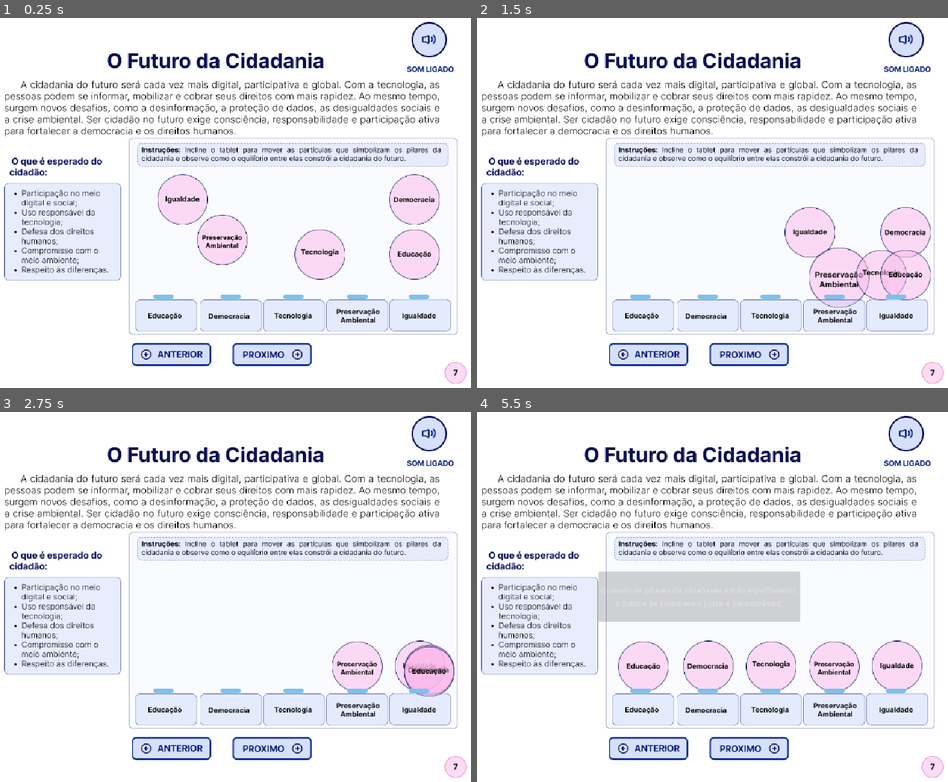
Above: before the commit, frames 1-4 (two rows, left to right).
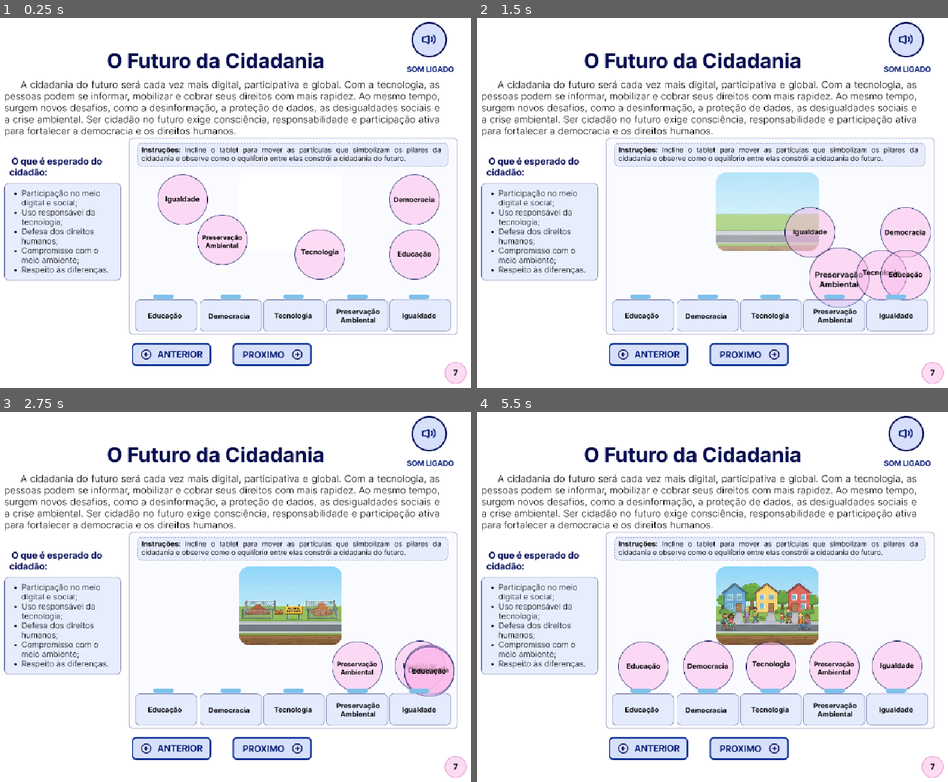
Above: after the commit, the same moments.

Repository: beatrizldsantos/ebook-direitos-e-cidadania
Game: Godot game, scene res://scenes/frame7_futuro.tscn
Same seed, same stepped clock (60 frames per second), same inputs: the game is played once before the commit and once after it. This scene is started directly instead of the project's main scene. Video files are missing from this copy of the repository; at most half a second of black plays in their place.
Inputs (mouse positions are in pixels of both pictures, inside the frame that each line leads up to):
- Up to frame 1 (0.25 s): no input
- Up to frame 2 (1.5 s): move the mouse to (811, 184) at 0.52 s; hold Right (ui_right) 0.53-1.25 s; click (811, 184) at 0.67 s; drag from (594, 221) to (674, 280) at 1.27 s
- Up to frame 3 (2.75 s): move the mouse to (273, 511) at 2.02 s; hold Right (ui_right) from 2.03 s (still down)
- Up to frame 4 (5.5 s): release Right (ui_right) at 2.75 s; drag from (674, 674) to (542, 537) at 2.77 s; move the mouse to (853, 656) at 3.52 s; hold Left (ui_left) 3.53-4.25 s; drag from (542, 537) to (623, 500) at 4.27 s; move the mouse to (726, 597) at 5.02 s; hold Down (ui_down) from 5.03 s (still down); click (726, 597) at 5.17 s

The runs differ from the first frame. In frame 2, 4.4% of the frame differs, in the area x 50-73%, y 41-63%; in frame 3, 4.6%; in frame 4, 7.8%, in the area x 25-73%, y 41-63%.

Commit message:
feat(frame 7): implementa interação física e animação de construção no frame 7

Diff:
--- a/scenes/frame7_futuro.tscn
+++ b/scenes/frame7_futuro.tscn
@@ -1,6 +1,7 @@
-[gd_scene load_steps=16 format=3 uid="uid://bo4r6a78x4m81"]
+[gd_scene load_steps=19 format=3 uid="uid://bo4r6a78x4m81"]
 
 [ext_resource type="Texture2D" uid="uid://dn1vqkeciu3hk" path="res://assets/images/Components_Frame 7/Circ_igualdade.png" id="2_4m46k"]
+[ext_resource type="Texture2D" uid="uid://b1nykv00up7xi" path="res://assets/images/Components_Frame 7/spritesheets.png" id="3_ew34d"]
 [ext_resource type="Texture2D" uid="uid://dx20txr7feo2f" path="res://assets/images/Components_Frame 7/Circ_presenv.png" id="3_vqfq3"]
 [ext_resource type="Texture2D" uid="uid://esbtl2sb6dgv" path="res://assets/images/Components_Frame 7/Circ_tecnologia.png" id="4_8kdit"]
 [ext_resource type="Texture2D" uid="uid://cdfopk5gj6w6n" path="res://assets/button/ant_capa.png" id="4_vdvws"]
@@ -14,7 +15,21 @@
 [ext_resource type="Texture2D" uid="uid://c8ne1tc180tfq" path="res://assets/images/Components_Frame 7/Tecnologia.png" id="9_h1ojk"]
 [ext_resource type="Texture2D" uid="uid://da5sfpi6xavgx" path="res://assets/images/Components_Frame 7/Democracia.png" id="10_25lyf"]
 [ext_resource type="Texture2D" uid="uid://c5r3n2v8t7ugv" path="res://assets/images/Components_Frame 7/Educacao.png" id="11_0lw54"]
-[ext_resource type="Script" uid="uid://vtnvp145j5v3" path="res://scripts/frame7_interactions.gd" id="12_custom"]
+[ext_resource type="Script" uid="uid://vtnvp145j5v3" path="res://scripts/frame7_interacoes.gd" id="12_custom"]
+
+[sub_resource type="StyleBoxFlat" id="StyleBoxFlat_hfr50"]
+bg_color = Color(1, 1, 1, 1)
+corner_radius_top_left = 20
+corner_radius_top_right = 20
+corner_radius_bottom_right = 20
+corner_radius_bottom_left = 20
+
+[sub_resource type="StyleBoxFlat" id="StyleBoxFlat_8kdit"]
+bg_color = Color(0.9426236, 0.752795, 0.8697383, 1)
+corner_radius_top_left = 20
+corner_radius_top_right = 20
+corner_radius_bottom_right = 20
+corner_radius_bottom_left = 20
 
 [node name="Frame7_tscn" type="Node2D" groups=["page7"]]
 
@@ -37,7 +52,29 @@
 script = ExtResource("12_custom")
 metadata/_edit_use_anchors_ = true
 
+[node name="Sprit2dPanel" type="Panel" parent="Interacoes"]
+clip_children = 2
+layout_mode = 1
+anchors_preset = -1
+anchor_left = 13.625001
+anchor_top = 8.1
+anchor_right = 18.900002
+anchor_bottom = 12.000001
+offset_left = -6.1035156e-05
+offset_right = -6.000061
+offset_bottom = -3.0517578e-05
+theme_override_styles/panel = SubResource("StyleBoxFlat_hfr50")
+
+[node name="construcao" type="Sprite2D" parent="Interacoes/Sprit2dPanel"]
+position = Vector2(101.74998, 28.75002)
+scale = Vector2(0.36145645, 0.3115246)
+texture = ExtResource("3_ew34d")
+hframes = 5
+frame = 4
+metadata/_edit_lock_ = true
+
 [node name="AreaLimite" type="ReferenceRect" parent="Interacoes"]
+visible = false
 layout_mode = 1
 anchors_preset = -1
 anchor_left = 8.167001
@@ -209,22 +246,32 @@
 [node name="MensagemFinal" type="Panel" parent="Interacoes"]
 visible = false
 layout_mode = 0
-offset_left = 312.0
-offset_top = 334.0
-offset_right = 712.0
-offset_bottom = 434.0
+offset_left = 127.0
+offset_top = 276.0
+offset_right = 536.0
+offset_bottom = 560.0
+theme_override_styles/panel = SubResource("StyleBoxFlat_8kdit")
 
 [node name="Label" type="Label" parent="Interacoes/MensagemFinal"]
 layout_mode = 1
 anchors_preset = 15
 anchor_right = 1.0
 anchor_bottom = 1.0
+offset_left = 25.0
+offset_top = 1.0
+offset_right = -33.0
+offset_bottom = -3.0
 grow_horizontal = 2
 grow_vertical = 2
-text = "Quando os pilares da cidadania estão equilibrados, o futuro se torna mais justo e democrático."
+theme_override_colors/font_color = Color(0, 0.004877629, 0.026925363, 1)
+theme_override_constants/line_spacing = 1
+theme_override_constants/outline_size = 0
+theme_override_font_sizes/font_size = 18
+text = "Quando os pilares da cidadania estão em equilíbrio, os indivíduos têm seus direitos garantidos: as casas se constroem, as ruas ganham vida, as árvores crescem e as pessoas ocupam a cidade, mostrando que educação, democracia, tecnologia, preservação ambiental e igualdade constroem uma sociedade mais justa e democrática."
 horizontal_alignment = 1
 vertical_alignment = 1
 autowrap_mode = 2
+metadata/_edit_lock_ = true
 
 [node name="VBoxContainerBotao" type="VBoxContainer" parent="."]
 offset_left = 328.0
--- a/scripts/frame7_interactions.gd
+++ b/scripts/frame7_interacoes.gd
@@ -2,9 +2,10 @@
 
 @onready var area_node = $AreaLimite
 var btn_proximo: Button
-@onready var sfx_fit = $SFX_Fit
-@onready var sfx_win = $SFX_Win
 @onready var msg_panel = $MensagemFinal
+@onready var city_sprite = $Sprit2dPanel/construcao
+@onready var sfx_fit = get_node_or_null("SFX_Fit")
+@onready var sfx_win = get_node_or_null("SFX_Win")
 
 var pairings = []
 # Structure: { "circle": Node, "target": Node, "locked": bool, "velocity": Vector2, "dragging": bool }
@@ -15,16 +16,22 @@
 var tilt_speed = 1000.0
 var touch_force = 10.0
 
-# State
 var pilares_preenchidos = 0
 var total_pilares = 5
 var is_finished = false
+var original_city_scale = Vector2.ONE
 
 func _ready():
+	if city_sprite:
+		original_city_scale = city_sprite.scale
+		city_sprite.visible = false
+		city_sprite.frame = 0
+
 	call_deferred("init_game")
 
 func init_game():
 	btn_proximo = get_node_or_null("../VBoxContainerBotao/HBoxContainer/proximo")
+
 	var map = {
 		"Circ_igualdade": "Igualdade",
 		"Circ_presenvacao": "Preservacao",
@@ -51,7 +58,6 @@
 		msg_panel.visible = false
 		msg_panel.modulate.a = 0
 
-	# Enable next button (User request: unlocked by default)
 	if btn_proximo:
 		btn_proximo.disabled = false
 		btn_proximo.visible = true
@@ -62,14 +68,12 @@
 
 	var tilt = Vector2.ZERO
 	var accel = Input.get_accelerometer()
-
 	if accel != Vector3.ZERO:
 		tilt = Vector2(-accel.x, accel.y) * tilt_speed * delta
 
 	var keyboard_input = Input.get_vector("ui_left", "ui_right", "ui_up", "ui_down")
 	if keyboard_input != Vector2.ZERO:
 		tilt += keyboard_input * tilt_speed * delta
-
 
 	var bounds = area_node.get_rect()
 
@@ -144,11 +148,31 @@
 		sfx_fit.play()
 
 	pilares_preenchidos += 1
+
+	advance_city_stage(pilares_preenchidos - 1)
+
 	if pilares_preenchidos >= total_pilares:
-		complete_level()
-
-func complete_level():
-	is_finished = true
+		var t = create_tween()
+		t.tween_interval(0.5)
+		t.tween_callback(finalize_game)
+
+func advance_city_stage(frame_idx):
+	if city_sprite:
+		city_sprite.visible = true
+		city_sprite.frame = frame_idx
+
+		city_sprite.scale = Vector2.ZERO
+		city_sprite.modulate.a = 0
+
+		var tween = create_tween()
+		tween.tween_property(city_sprite, "scale", original_city_scale, 0.3).set_ease(Tween.EASE_OUT).set_trans(Tween.TRANS_BACK)
+		tween.parallel().tween_property(city_sprite, "modulate:a", 1.0, 0.3)
+
+func finalize_game():
+	if city_sprite:
+		var pulse = create_tween()
+		pulse.tween_property(city_sprite, "scale", original_city_scale * 1.1, 0.2)
+		pulse.tween_property(city_sprite, "scale", original_city_scale, 0.2)
 
 	if sfx_win and sfx_win.stream:
 		sfx_win.play()
Binary file added: assets/images/Components_Frame 7/spritesheets.png
Not shown, added: assets/images/Components_Frame 7/spritesheets.png.import
Renamed: scripts/frame7_interactions.gd.uid -> scripts/frame7_interacoes.gd.uid
